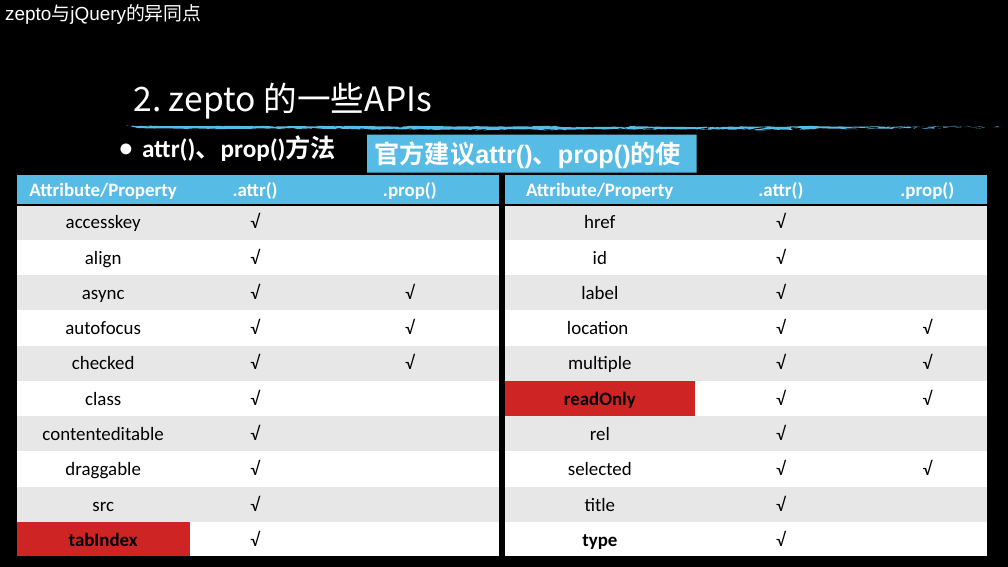
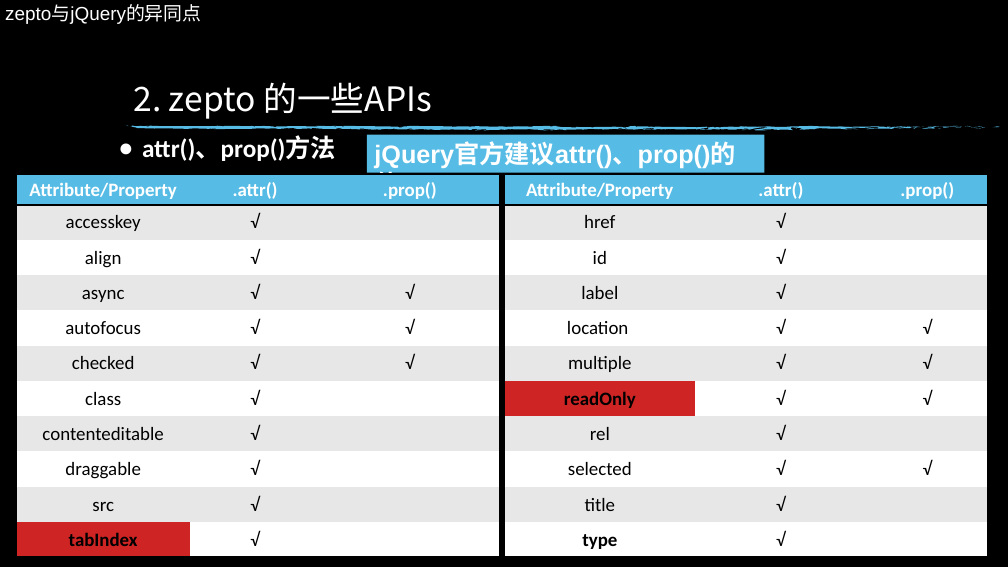
Before and after one commit to xiaotianxia/entern, a slide deck: slide 17 of zeptoVSjquery.pptx. Drawn at 1008x567 pixels with LibreOffice and Linux fonts; fonts in the diff are those of the drawing; background and template pictures are left out. Boxes give left, top, right and bottom in pixels: in the first picture for what was removed or moved away, otherwise in the second. Text is boxed around its words. In the diff, an @@ line names an element or a change of style, - is before the commit and + after.

Commit message:
mod

```diff
--- a/zeptoVSjquery.pptx
+++ b/zeptoVSjquery.pptx
@@ rectangle "jQuery官方建议attr()、prop()的使用": place and size @@
-rectangle "jQuery官方建议attr()、prop()的使用" at (367, 135, 696, 172)
+rectangle "jQuery官方建议attr()、prop()的使用" at (367, 135, 764, 172)
@@ text in rectangle at (374, 143, 735, 199): text changed @@
-官方建议attr()、prop()的使用
+jQuery官方建议attr()、prop()的使用
```
Also in this commit, not shown: 6 other slides changed.
